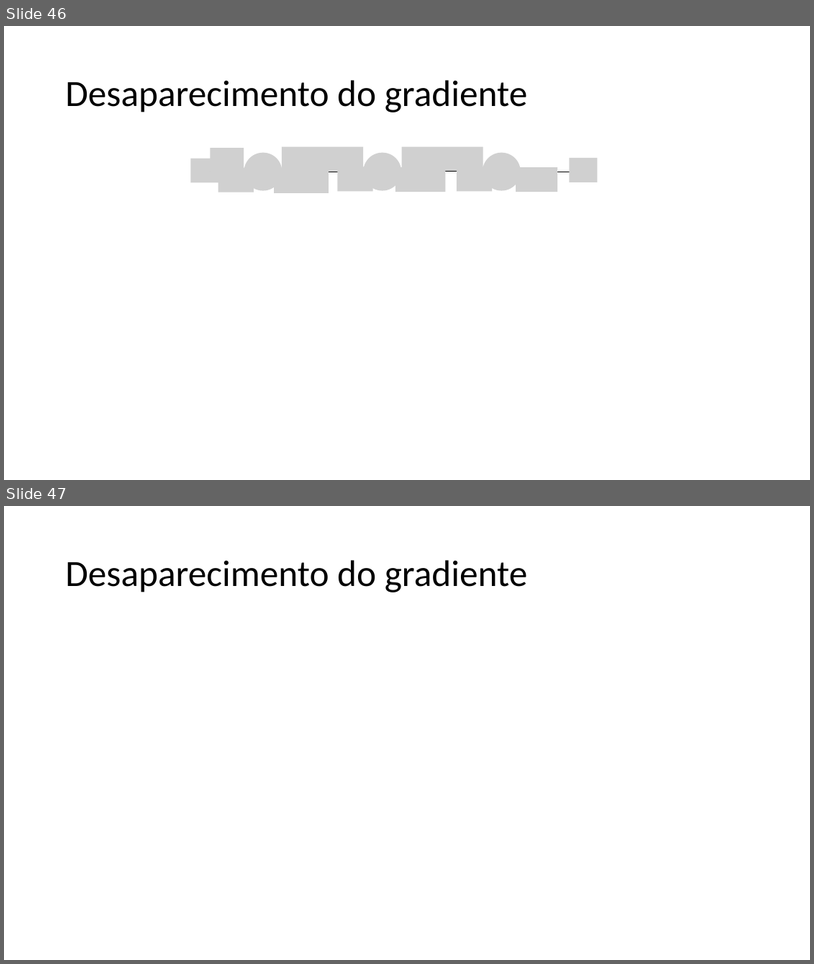
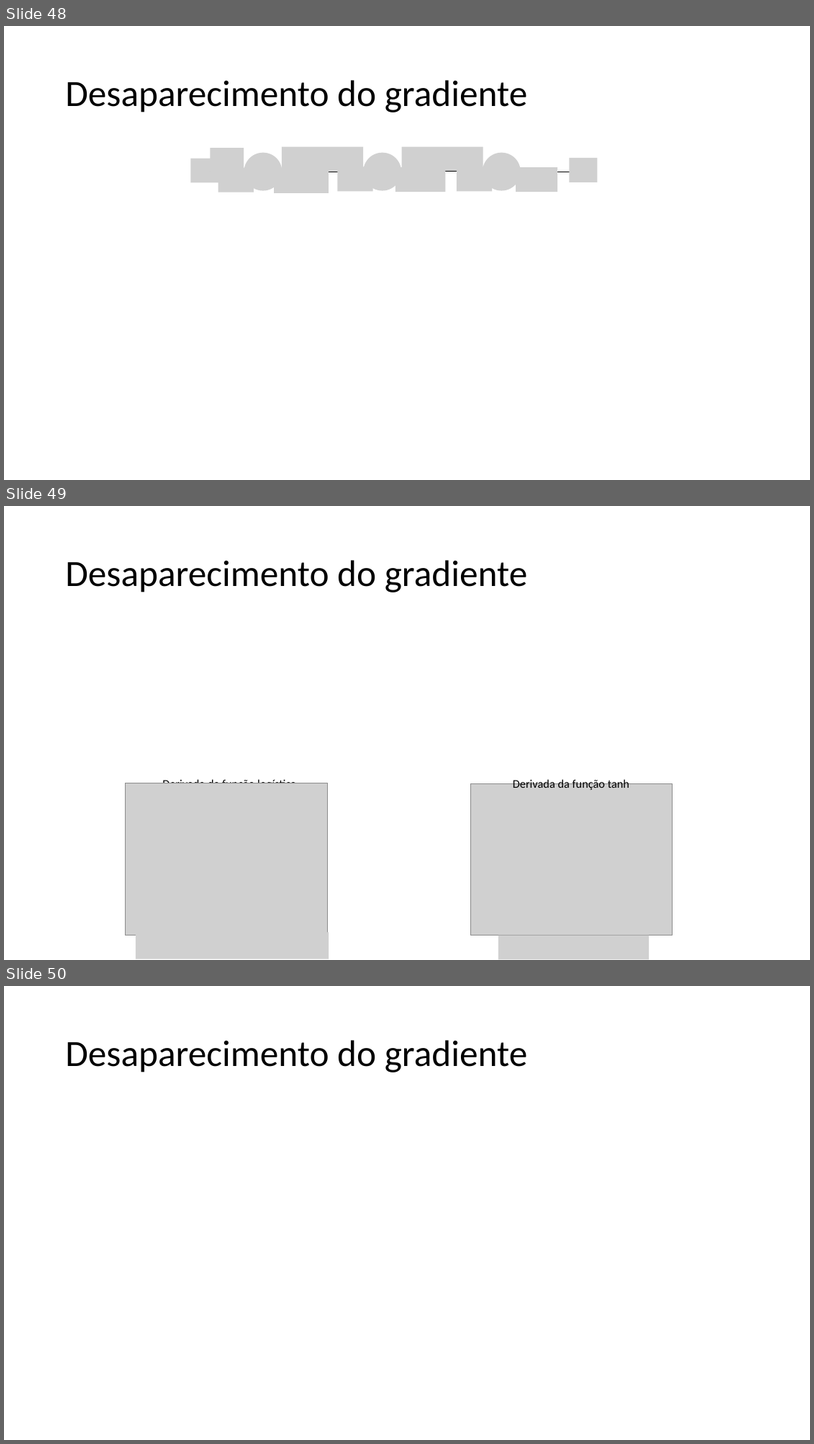
Before and after one commit to zz4fap/c24_inteligencia_artificial, a slide deck: slides/C24_MLP.pptx. Shown one above the other, each under a label of ours: slides 46 and 47 before the commit, slides 48, 49 and 50 after it. The pictures are 814x964 and 814x1444 pixels, drawn with LibreOffice and Linux fonts; fonts in the diff are those of the drawing; grey boxes stand for pictures. Boxes give left, top, right and bottom in pixels: in the first picture for what was removed or moved away, otherwise in the second. Text is boxed around its words. In the diff, an @@ line names an element or a change of style, - is before the commit and + after.

```diff
--- a/slides/C24_MLP.pptx
+++ b/slides/C24_MLP.pptx
@@ slide 49 added at (x1=4, y1=506, x2=810, y2=960), background #FFFFFF @@
@@ title added at (x1=65, y1=560, x2=528, y2=592), 44 pt, text #000000 @@
+Desaparecimento do gradiente
@@ picture added at (x1=125, y1=782, x2=328, y2=935) @@
@@ text added at (x1=162, y1=778, x2=296, y2=783), 14 pt, text #000000 @@
+Derivada da função logística
@@ picture added at (x1=471, y1=784, x2=672, y2=935) @@
@@ text added at (x1=513, y1=778, x2=630, y2=790), 14 pt, text #000000 @@
+Derivada da função tanh
@@ picture added at (x1=136, y1=932, x2=329, y2=958) @@
@@ picture added at (x1=499, y1=935, x2=650, y2=959) @@
@@ what was slide 46 is now slide 48 @@
@@ what was slide 47 is now slide 50 @@
```
Also in this commit, not shown: 1 slide changed, 11 other slides added, 4 slides removed.
